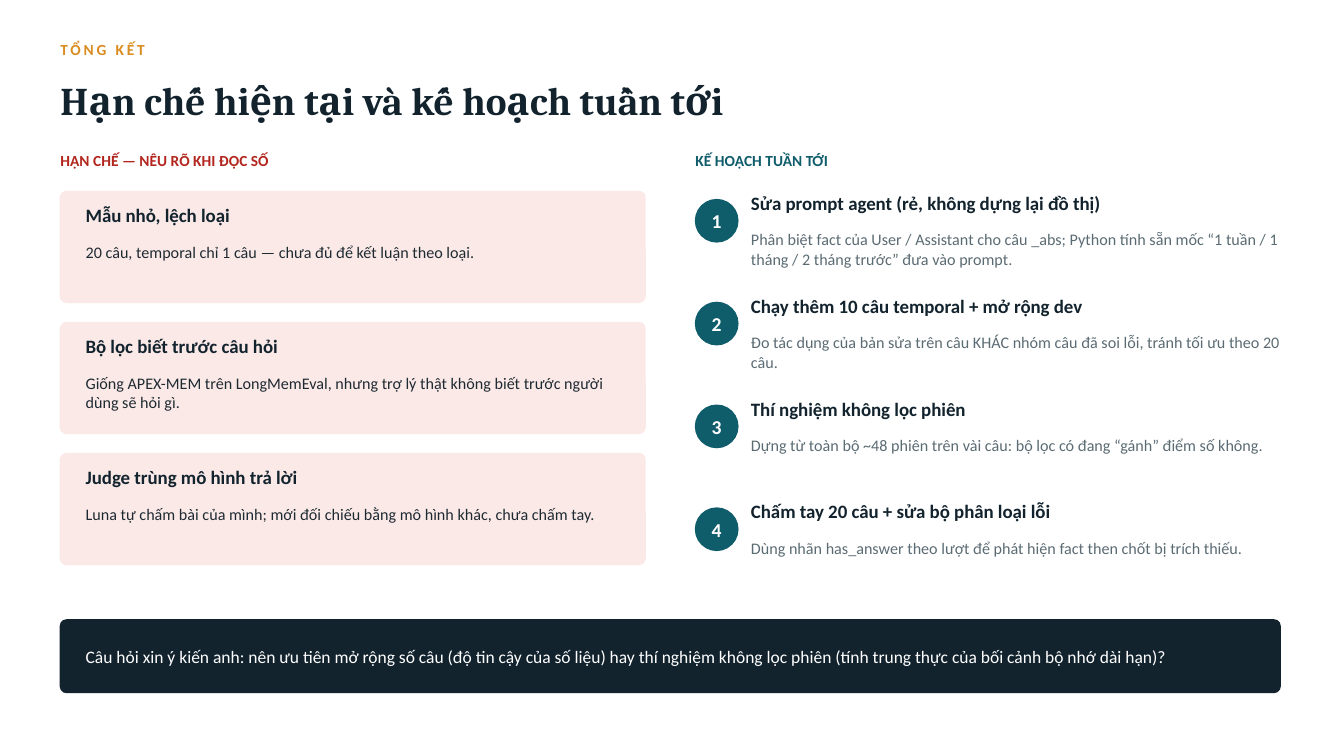
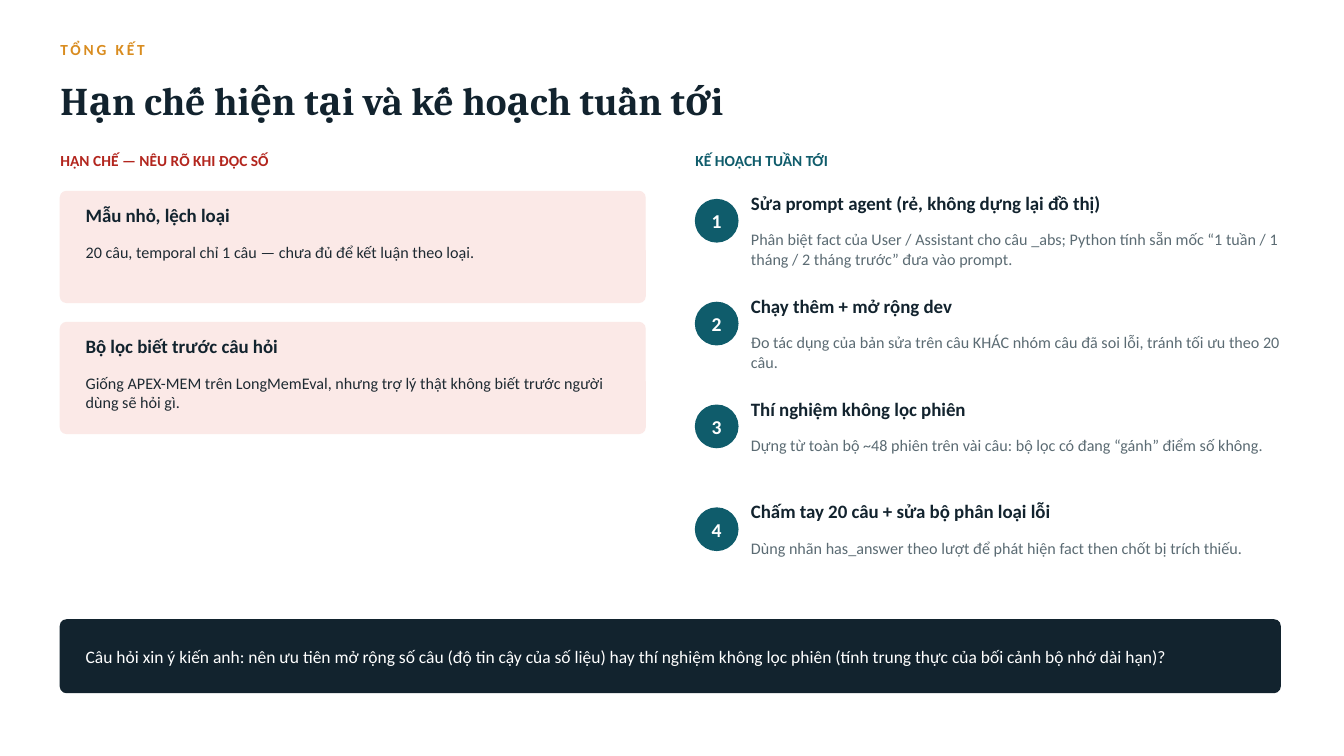
Before and after one commit to Phongdzfk/Samsung-Agent, a slide deck: slide 14 of Tuan 4/bao-cao-tuan4-apexmem.pptx. Drawn at 1344x756 pixels with LibreOffice and Linux fonts; fonts in the diff are those of the drawing. Boxes give left, top, right and bottom in pixels: in the first picture for what was removed or moved away, otherwise in the second. Text is boxed around its words. In the diff, an @@ line names an element or a change of style, - is before the commit and + after.

```diff
--- a/Tuan 4/bao-cao-tuan4-apexmem.pptx
+++ b/Tuan 4/bao-cao-tuan4-apexmem.pptx
@@ text at <box>751,299,952,317</box>: text changed @@
-Chạy thêm 10 câu temporal + mở rộng dev
+Chạy thêm + mở rộng dev
@@ rounded rectangle removed at <box>60,454,645,565</box> @@
@@ text removed at <box>86,470,297,488</box> @@
-Judge trùng mô hình trả lời
@@ text removed at <box>86,507,594,523</box> @@
-Luna tự chấm bài của mình; mới đối chiếu bằng mô hình khác, chưa chấm tay.
```
Also in this commit, not shown: 8 other slides changed, 1 other file.
